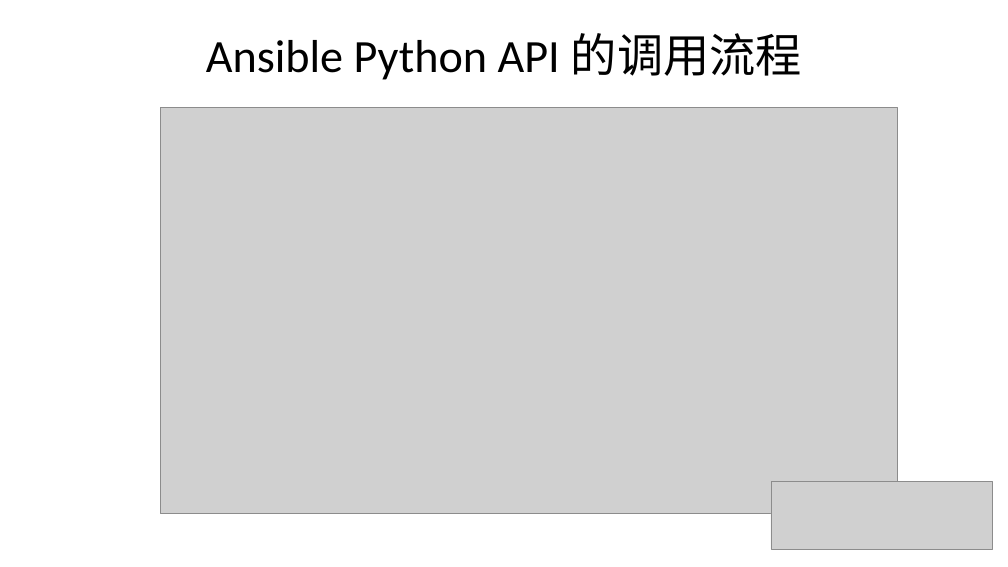
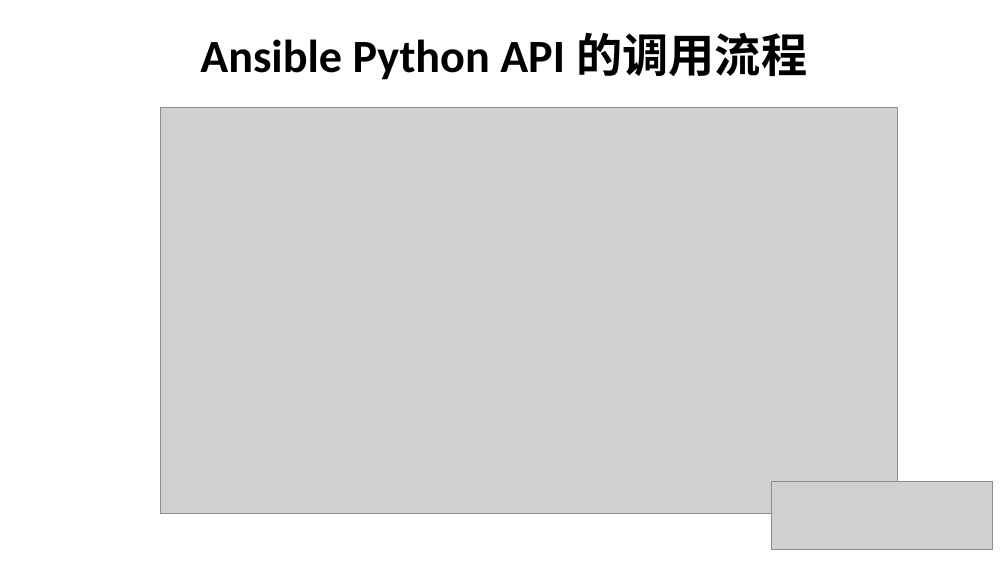
Before and after one commit to leeyan85/ansible-develop, a slide deck: slide 7 of 06-Ansible develop.pptx. Drawn at 1008x567 pixels with LibreOffice and Linux fonts; fonts in the diff are those of the drawing; grey boxes stand for pictures. Boxes give left, top, right and bottom in pixels: in the first picture for what was removed or moved away, otherwise in the second. Text is boxed around its words. In the diff, an @@ line names an element or a change of style, - is before the commit and + after.

```diff
--- a/06-Ansible develop.pptx
+++ b/06-Ansible develop.pptx
@@ title "Ansible Python API 的调用流程" at <box>200,32,807,80</box>: bold on @@
```
Also in this commit, not shown: 1 other slide changed.
